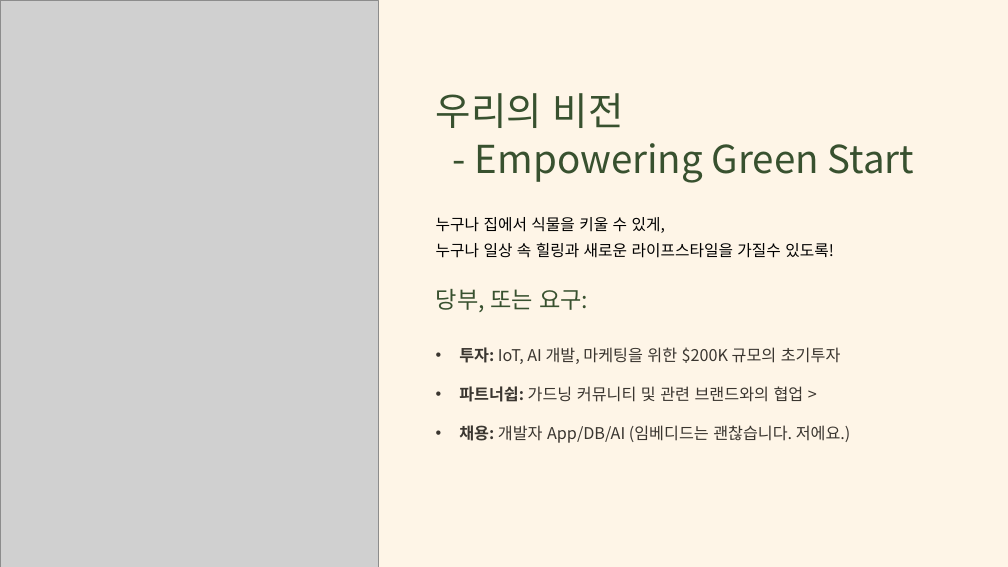
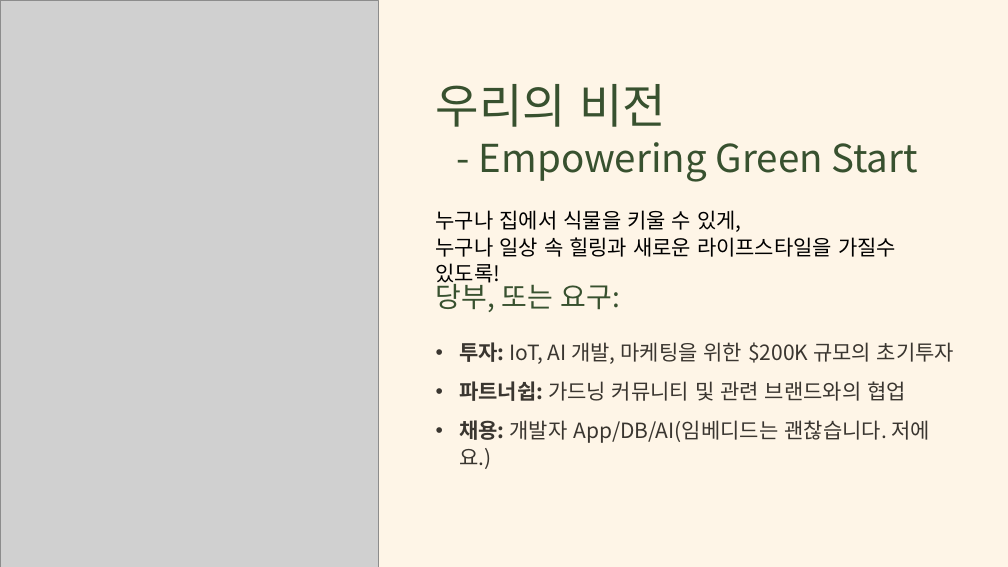
Before and after one commit to bigCoDult/Green_Stab, a slide deck: slide 9 of Green_Stab_KOR.pptx. Drawn at 1008x567 pixels with LibreOffice and Linux fonts; fonts in the diff are those of the drawing; grey boxes stand for pictures; background and template pictures are left out. Boxes give left, top, right and bottom in pixels: in the first picture for what was removed or moved away, otherwise in the second. Text is boxed around its words. In the diff, an @@ line names an element or a change of style, - is before the commit and + after.

```diff
--- a/Green_Stab_KOR.pptx
+++ b/Green_Stab_KOR.pptx
@@ text at (436,84,666,127): size 44 to 54 pt in "우리의 비전" @@
@@ text "누구나 집에서 식물을 키울 수 ..." at (436,210,896,257): size 18 to 24 pt @@
@@ text "당부, 또는 요구:" at (436,279,620,312): size 26.5 to 32 pt @@
@@ text "투자: IoT, AI 개발, 마케팅을 ..." at (459,342,954,364): size 18.5 to 24 pt @@
@@ text at (459,381,906,401): text changed; size 18.5 to 24 pt @@
-• 파트너쉽: 가드닝 커뮤니티 및 관련 브랜드와의 협업 >
+• 파트너쉽: 가드닝 커뮤니티 및 관련 브랜드와의 협업
@@ text at (459,420,931,469): text changed; size 18.5 to 24 pt @@
-• 채용: 개발자 App/DB/AI (임베디드는 괜찮습니다. 저에요.)
+• 채용: 개발자 App/DB/AI(임베디드는 괜찮습니다. 저에요.)
```
Also in this commit, not shown: 8 other slides changed.
